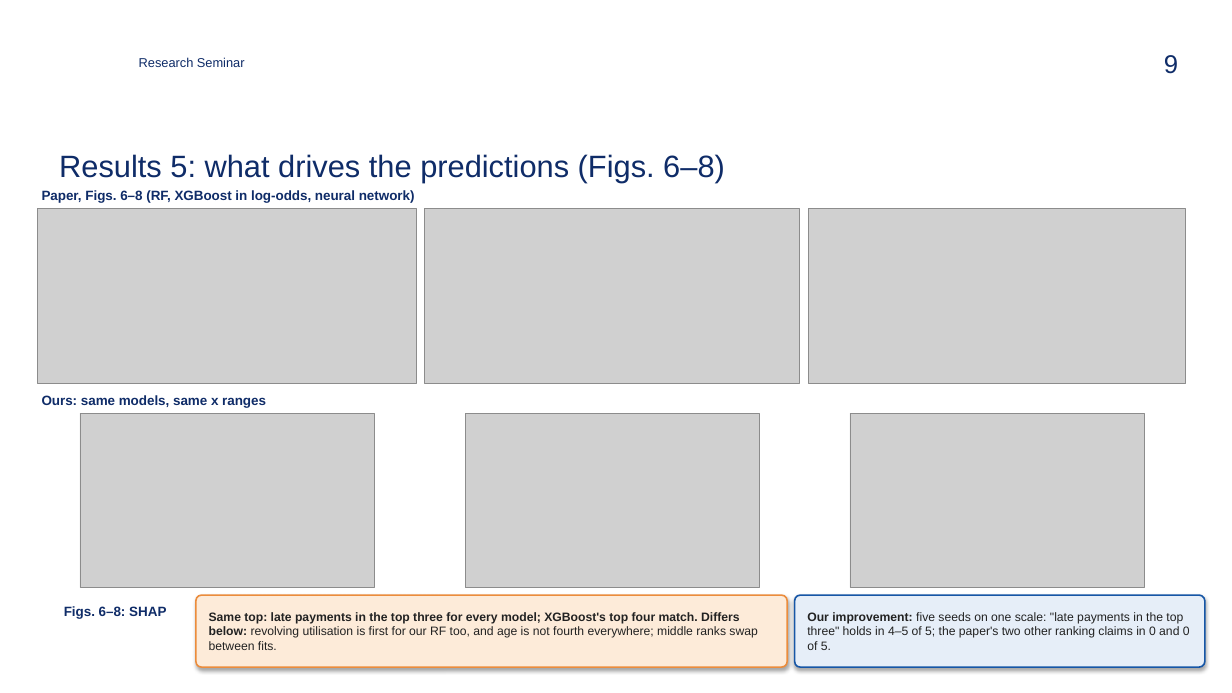
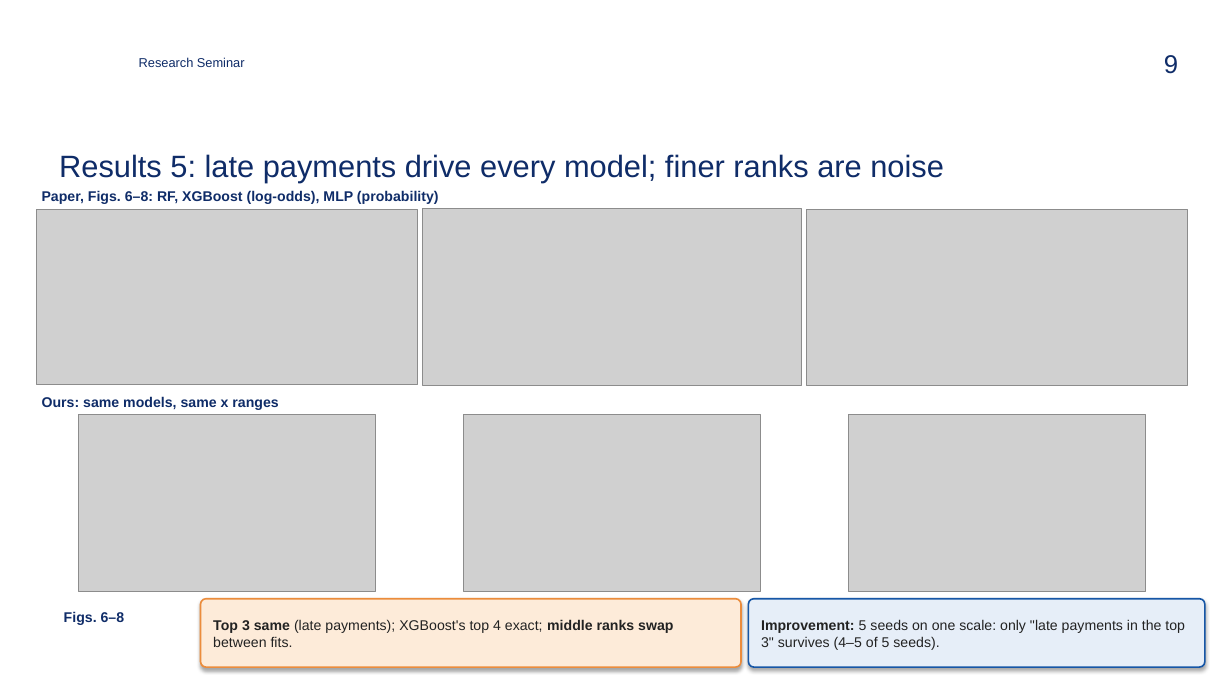
Before and after one commit to zavaz5/ml-model-risk, a slide deck: slide 9 of docs/presentation.pptx. Drawn at 1232x693 pixels with LibreOffice and Linux fonts; fonts in the diff are those of the drawing; grey boxes stand for pictures; background and template pictures are left out. Boxes give left, top, right and bottom in pixels: in the first picture for what was removed or moved away, otherwise in the second. Text is boxed around its words. In the diff, an @@ line names an element or a change of style, - is before the commit and + after.

```diff
--- a/docs/presentation.pptx
+++ b/docs/presentation.pptx
@@ title at (59,154,944,182): text changed @@
-Results 5: what drives the predictions (Figs. 6–8)
+Results 5: late payments drive every model; finer ranks are noise
@@ text at (42,190,439,204): text changed; size 10.5 to 11 pt @@
-Paper, Figs. 6–8 (RF, XGBoost in log-odds, neural network)
+Paper, Figs. 6–8: RF, XGBoost (log-odds), MLP (probability)
@@ text "Ours: same models, same x ..." at (42,396,278,410): size 10.5 to 11 pt @@
@@ picture: place and size @@
-picture at (80,413,374,588)
+picture at (79,415,376,592)
@@ picture: place and size @@
-picture at (465,413,759,588)
+picture at (464,415,762,592)
@@ picture: place and size @@
-picture at (850,413,1144,588)
+picture at (848,415,1146,592)
@@ rounded rectangle "Top 3 same (late payments); ...": place and size @@
-rounded rectangle "Top 3 same (late payments); ..." at (196,595,787,667)
+rounded rectangle "Top 3 same (late payments); ..." at (201,599,741,667)
@@ rounded rectangle "Improvement: 5 seeds on one ...": place and size @@
-rounded rectangle "Improvement: 5 seeds on one ..." at (795,595,1205,667)
+rounded rectangle "Improvement: 5 seeds on one ..." at (749,599,1205,667)
@@ text at (64,611,125,625): text changed; size 10.5 to 11 pt @@
-Figs. 6–8: SHAP
+Figs. 6–8
@@ text in rounded rectangle at (213,619,673,647): text changed; size 9.5 to 11 pt @@
-Same top: late payments in the top three for every model; XGBoost's top four match. Differs below: revolving utilisation is first for our RF too, and age is not fourth everywhere; middle ranks swap between fits.
+Top 3 same (late payments); XGBoost's top 4 exact; middle ranks swap between fits.
@@ text in rounded rectangle at (761,619,1185,650): text changed; size 9.5 to 11 pt @@
-Our improvement: five seeds on one scale: "late payments in the top three" holds in 4–5 of 5; the paper's two other ranking claims in 0 and 0 of 5.
+Improvement: 5 seeds on one scale: only "late payments in the top 3" survives (4–5 of 5 seeds).
```
Also in this commit, not shown: 13 other slides changed, 19 other files.
